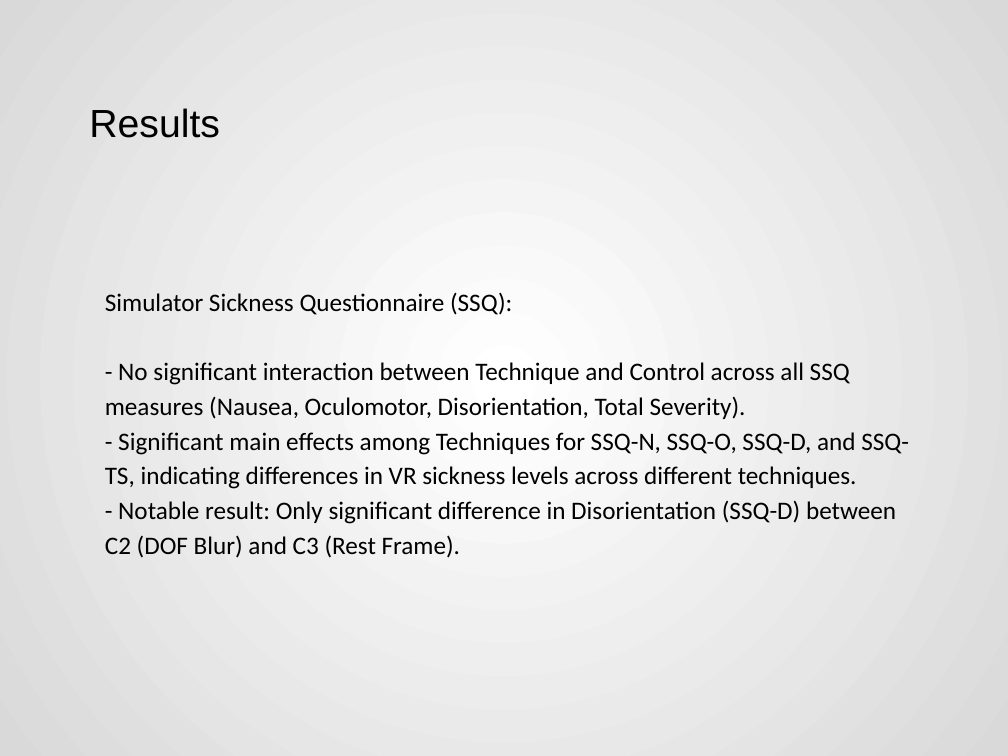
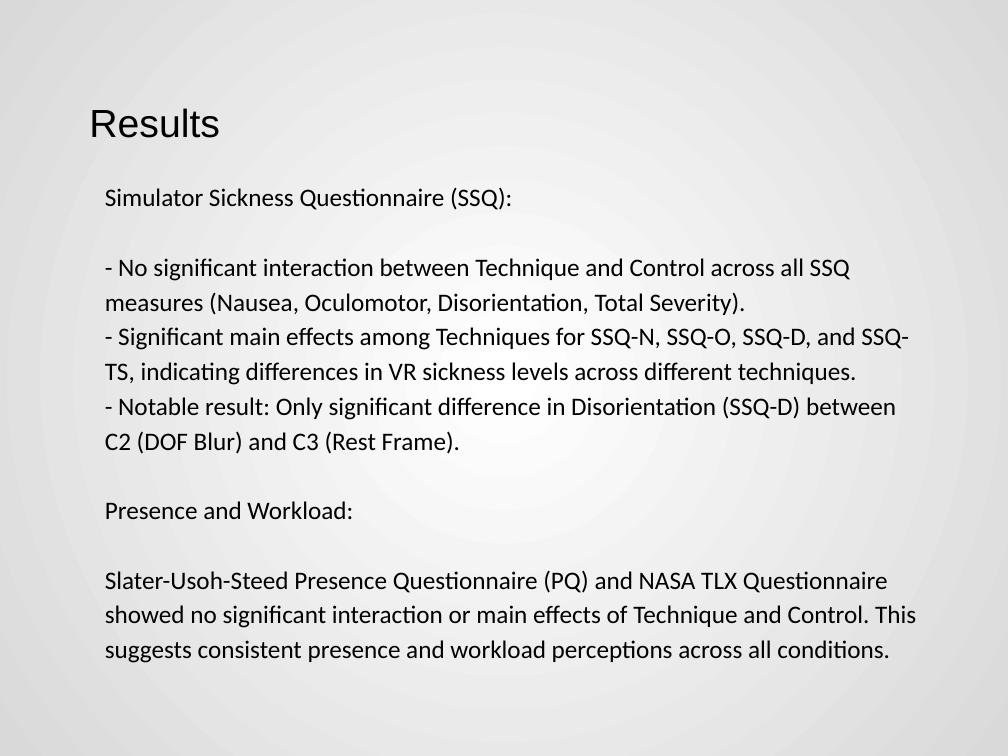
Before and after one commit to Akash3121/3D, a slide deck: slide 13 of Paper-Presentation/Akash - VR_Sickness_Mitigation_Methods_Presentation.pptx (slide 15 before the commit). Drawn at 1008x756 pixels with LibreOffice and Linux fonts; fonts in the diff are those of the drawing. Boxes give left, top, right and bottom in pixels: in the first picture for what was removed or moved away, otherwise in the second. Text is boxed around its words. In the diff, an @@ line names an element or a change of style, - is before the commit and + after.

```diff
--- a/Paper-Presentation/Akash - VR_Sickness_Mitigation_Methods_Presentation.pptx
+++ b/Paper-Presentation/Akash - VR_Sickness_Mitigation_Methods_Presentation.pptx
@@ text at bbox=[105, 501, 916, 663]: paragraphs added @@
+Presence and Workload:
+Slater-Usoh-Steed Presence Questionnaire (PQ) and NASA TLX Questionnaire showed no significant interaction or main effects of Technique and Control. This suggests consistent presence and workload perceptions across all conditions.
```
Also in this commit, not shown: 3 other slides changed, 4 slides added, 1 slide removed.
